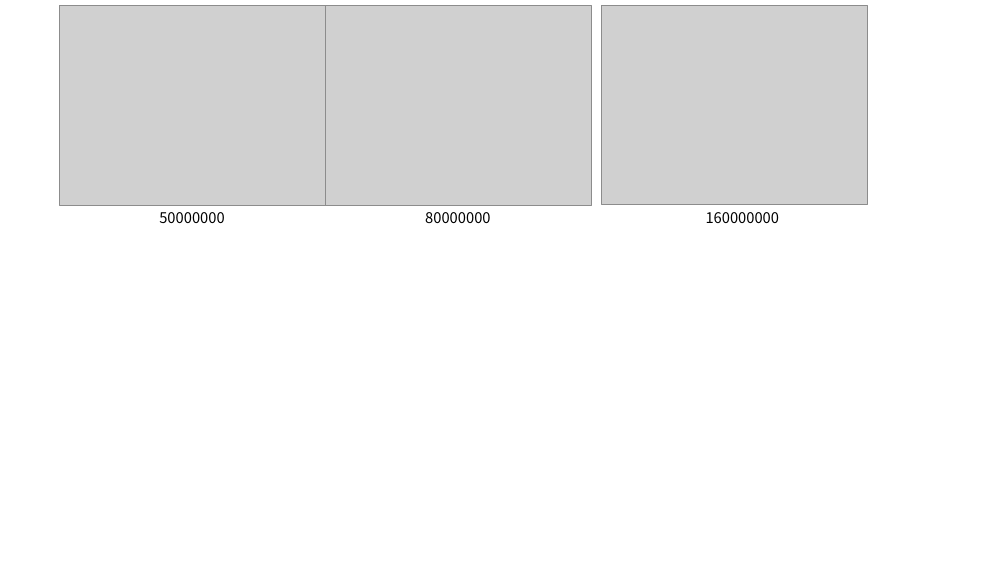
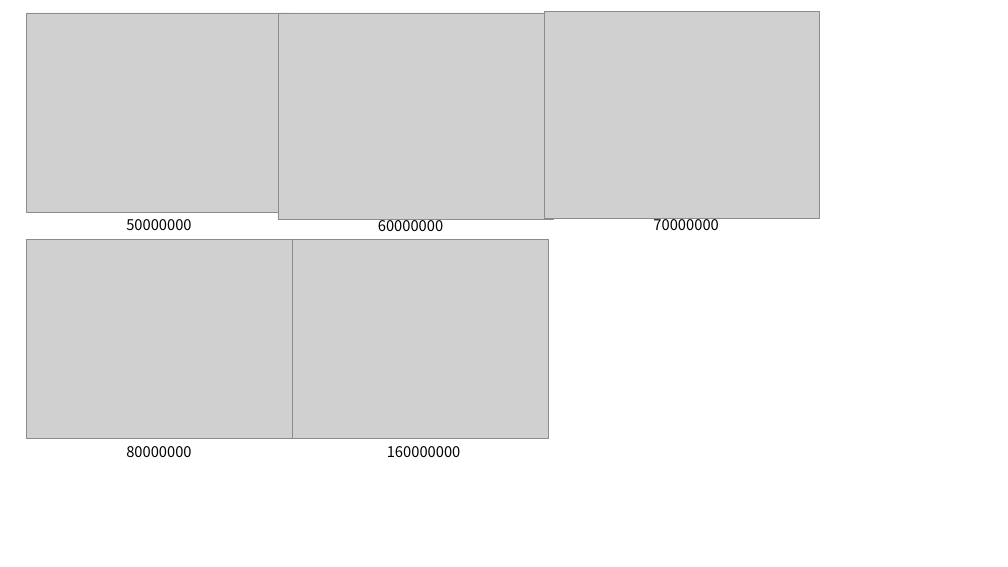
Before and after one commit to seiya-kumada/cct_blog, a slide deck: slide 1 of pymc/doc/figures.pptx. Drawn at 1008x567 pixels with LibreOffice and Linux fonts; fonts in the diff are those of the drawing; grey boxes stand for pictures. Boxes give left, top, right and bottom in pixels: in the first picture for what was removed or moved away, otherwise in the second. Text is boxed around its words. In the diff, an @@ line names an element or a change of style, - is before the commit and + after.

```diff
--- a/pymc/doc/figures.pptx
+++ b/pymc/doc/figures.pptx
@@ picture: place and size @@
-picture at [60, 6, 326, 206]
+picture at [26, 13, 293, 212]
@@ picture added at [278, 13, 554, 219] @@
@@ picture added at [544, 11, 820, 218] @@
@@ picture: place and size @@
-picture at [325, 6, 591, 206]
+picture at [26, 239, 293, 439]
@@ text "50000000": place and size @@
-text "50000000" at [159, 212, 224, 223]
+text "50000000" at [126, 219, 191, 230]
@@ text added at [378, 219, 443, 231], 14 pt, text #000000 @@
+60000000
@@ text added at [653, 216, 718, 230], 14 pt, text #000000 @@
+70000000
@@ picture: place and size @@
-picture at [602, 5, 867, 204]
+picture at [283, 240, 548, 439]
@@ text "80000000": place and size @@
-text "80000000" at [425, 212, 490, 223]
+text "80000000" at [126, 446, 191, 457]
@@ text "160000000": place and size @@
-text "160000000" at [706, 212, 780, 223]
+text "160000000" at [387, 446, 461, 457]
```
Also in this commit, not shown: 1 slide added, 5 other files.
